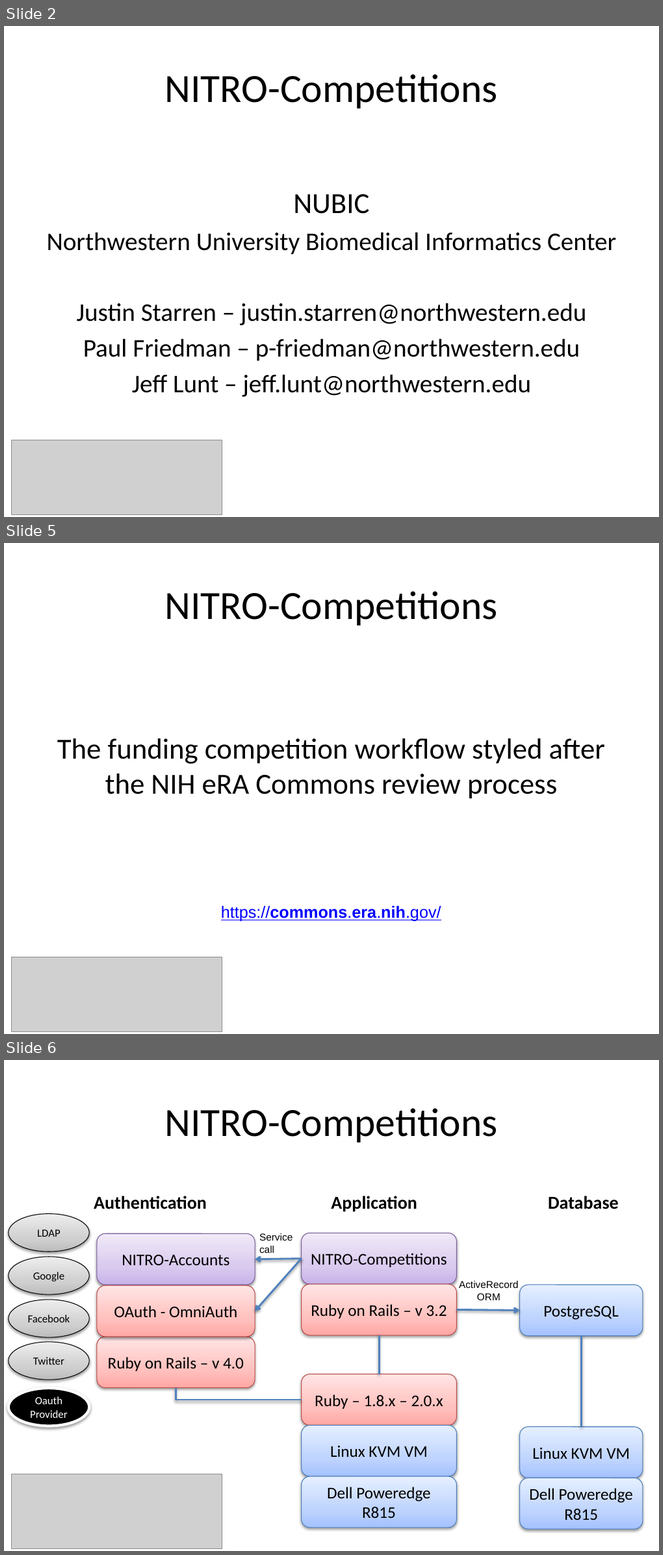
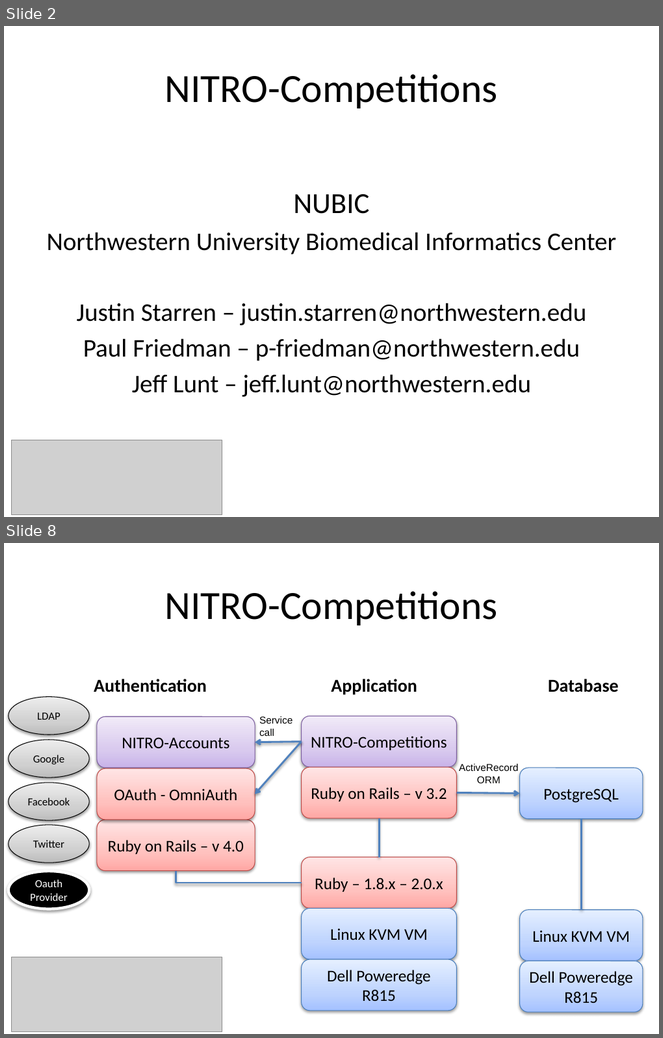
Before and after one commit to NUBIC/nitro-competitions, a slide deck: doc/presentations/20141107_NITRO-Competitions_CTS-AMIA.pptx. Shown one above the other, each under a label of ours: slides 2, 5 and 6 before the commit, slides 2 and 8 after it; the slides between them are not shown. The pictures are 663x1555 and 663x1038 pixels, drawn with LibreOffice and Linux fonts; fonts in the diff are those of the drawing; grey boxes stand for pictures; background and template pictures are left out. Boxes give left, top, right and bottom in pixels: in the first picture for what was removed or moved away, otherwise in the second. Text is boxed around its words. In the diff, an @@ line names an element or a change of style, - is before the commit and + after.

```diff
--- a/doc/presentations/20141107_NITRO-Competitions_CTS-AMIA.pptx
+++ b/doc/presentations/20141107_NITRO-Competitions_CTS-AMIA.pptx
@@ slide 5 removed at bbox=[4, 543, 659, 1034], background #FFFFFF @@
@@ title removed at bbox=[165, 591, 497, 626] @@
-NITRO-Competitions
@@ text removed at bbox=[57, 739, 605, 799] @@
-The funding competition workflow styled after the NIH eRA Commons review process
@@ text removed at bbox=[221, 906, 441, 922] @@
-https://commons.era.nih.gov/
@@ picture removed at bbox=[12, 958, 223, 1032] @@
@@ what was slide 6 is now slide 8 @@
```
Also in this commit, not shown: 6 slides changed, 2 slides added, 5 other slides removed.
